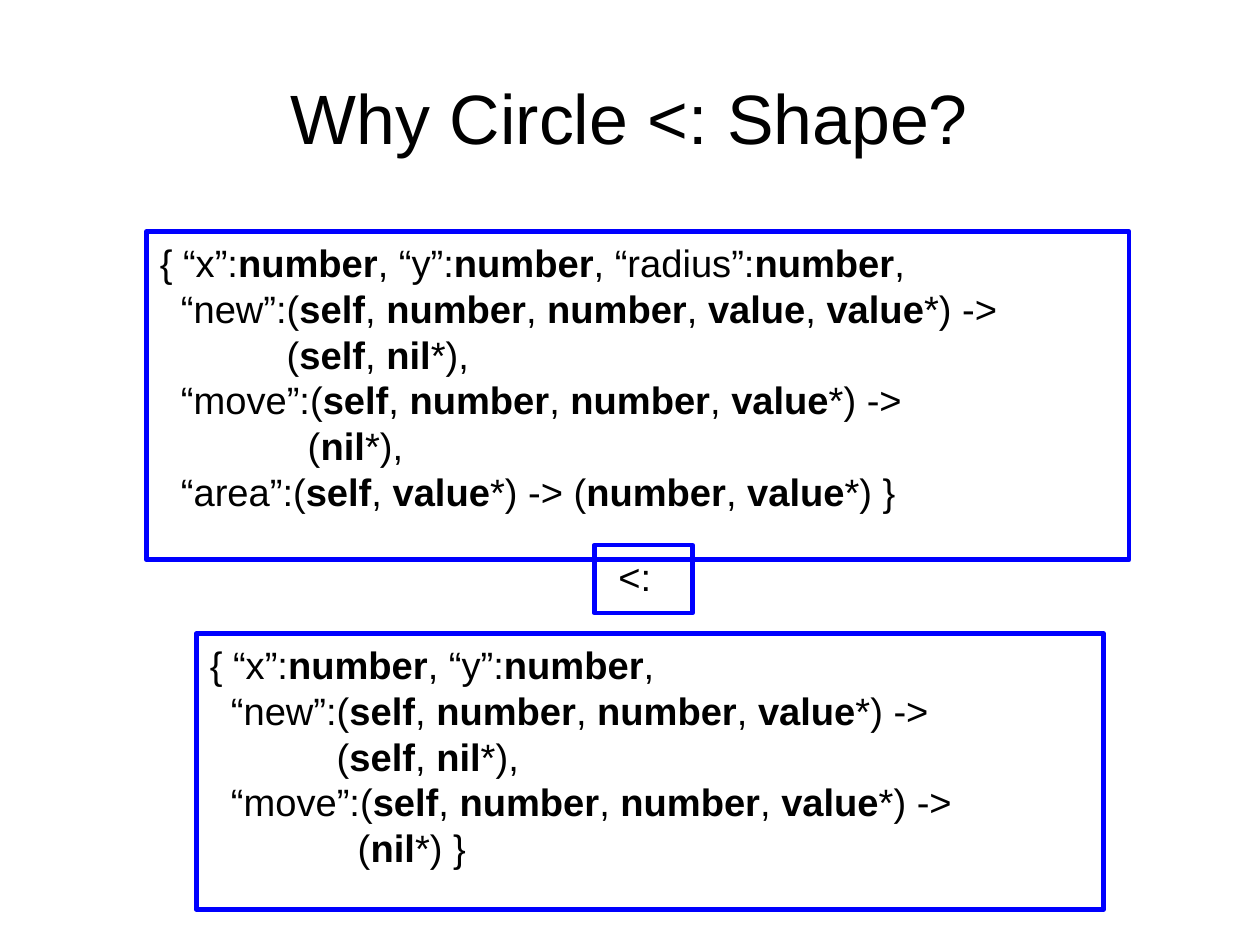
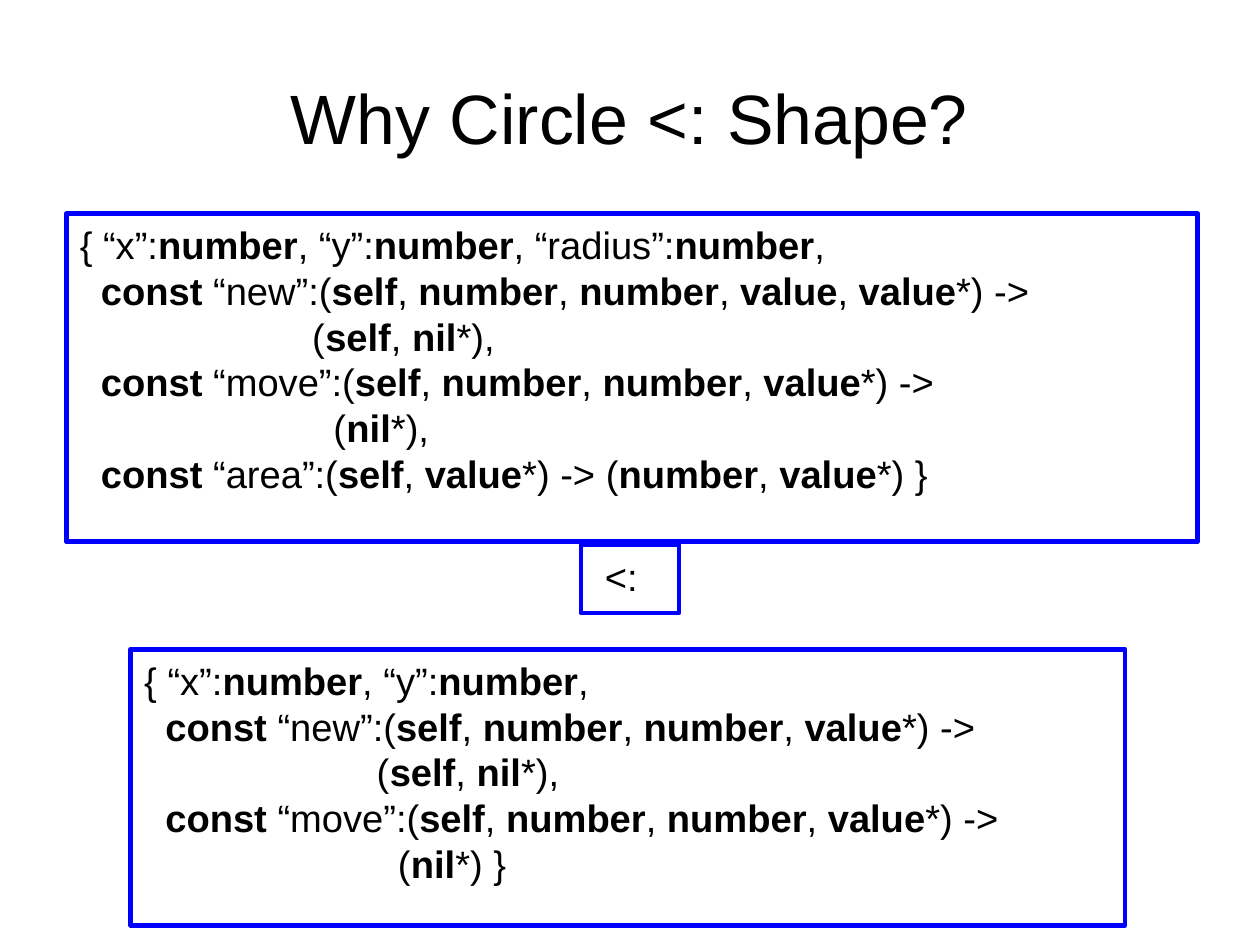
Before and after one commit to andremm/typedlua, a slide deck: slide 34 of doc/slides/dyla2014.odp. Drawn at 1260x945 pixels with LibreOffice and Linux fonts; fonts in the diff are those of the drawing. Boxes give left, top, right and bottom in pixels: in the first picture for what was removed or moved away, otherwise in the second. Text is boxed around its words. In the diff, an @@ line names an element or a change of style, - is before the commit and + after.

```diff
--- a/doc/slides/dyla2014.odp
+++ b/doc/slides/dyla2014.odp
@@ rectangle "{ “x”:number, “y”:number, “radius”:number,": place and size @@
-rectangle "{ “x”:number, “y”:number, “radius”:number," at box(146, 232, 1130, 560)
+rectangle "{ “x”:number, “y”:number, “radius”:number," at box(66, 214, 1198, 542)
@@ text in rectangle at box(101, 277, 984, 313): text changed @@
-“new”:(self, number, number, value, value*) ->
+const “new”:(self, number, number, value, value*) ->
@@ text in rectangle at box(101, 368, 888, 404): text changed @@
-“move”:(self, number, number, value*) ->
+const “move”:(self, number, number, value*) ->
@@ text in rectangle at box(101, 460, 904, 496): text changed @@
-“area”:(self, value*) -> (number, value*) }
+const “area”:(self, value*) -> (number, value*) }
@@ rectangle "<:": place and size @@
-rectangle "<:" at box(595, 545, 693, 613)
+rectangle "<:" at box(581, 545, 679, 613)
@@ rectangle "{ “x”:number, “y”:number,": place and size @@
-rectangle "{ “x”:number, “y”:number," at box(197, 633, 1105, 909)
+rectangle "{ “x”:number, “y”:number," at box(130, 649, 1125, 925)
@@ text in rectangle at box(165, 713, 930, 749): text changed @@
-“new”:(self, number, number, value*) ->
+const “new”:(self, number, number, value*) ->
@@ text in rectangle at box(165, 804, 953, 840): text changed @@
-“move”:(self, number, number, value*) ->
+const “move”:(self, number, number, value*) ->
```
Also in this commit, not shown: 14 other slides changed.
